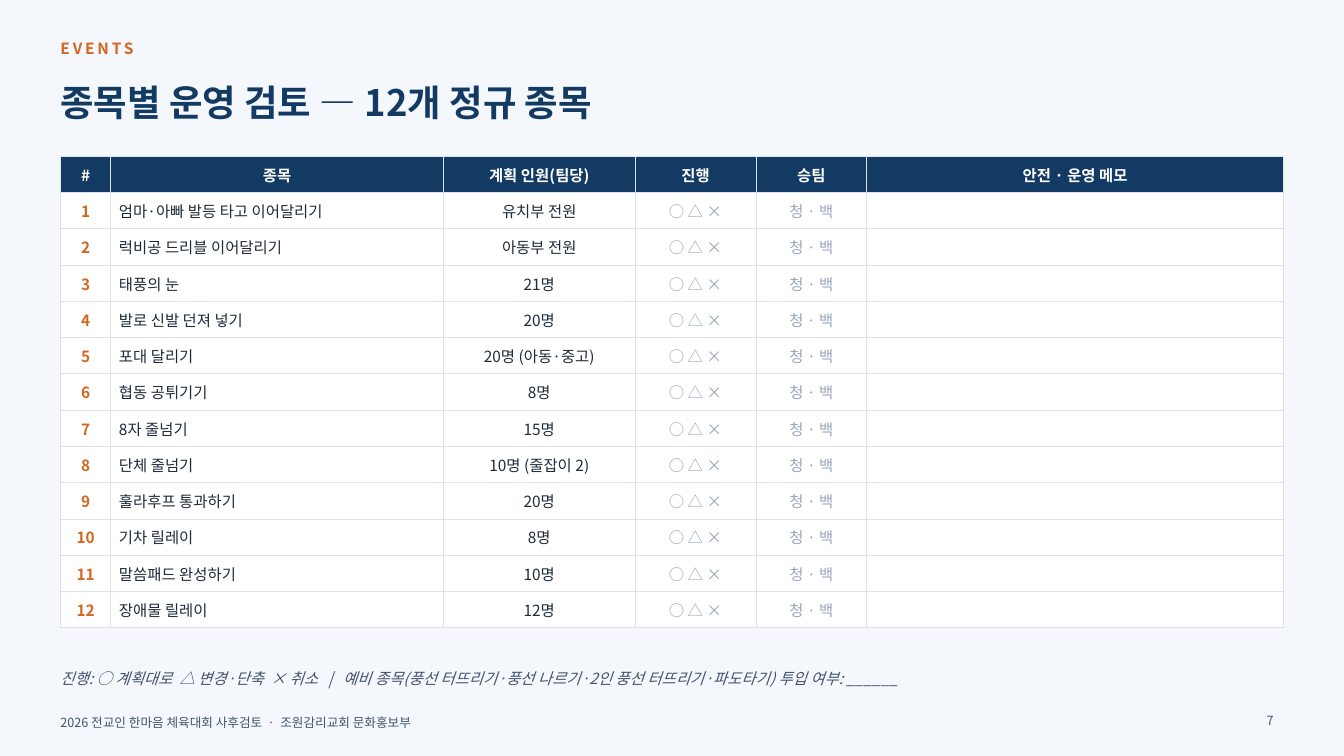
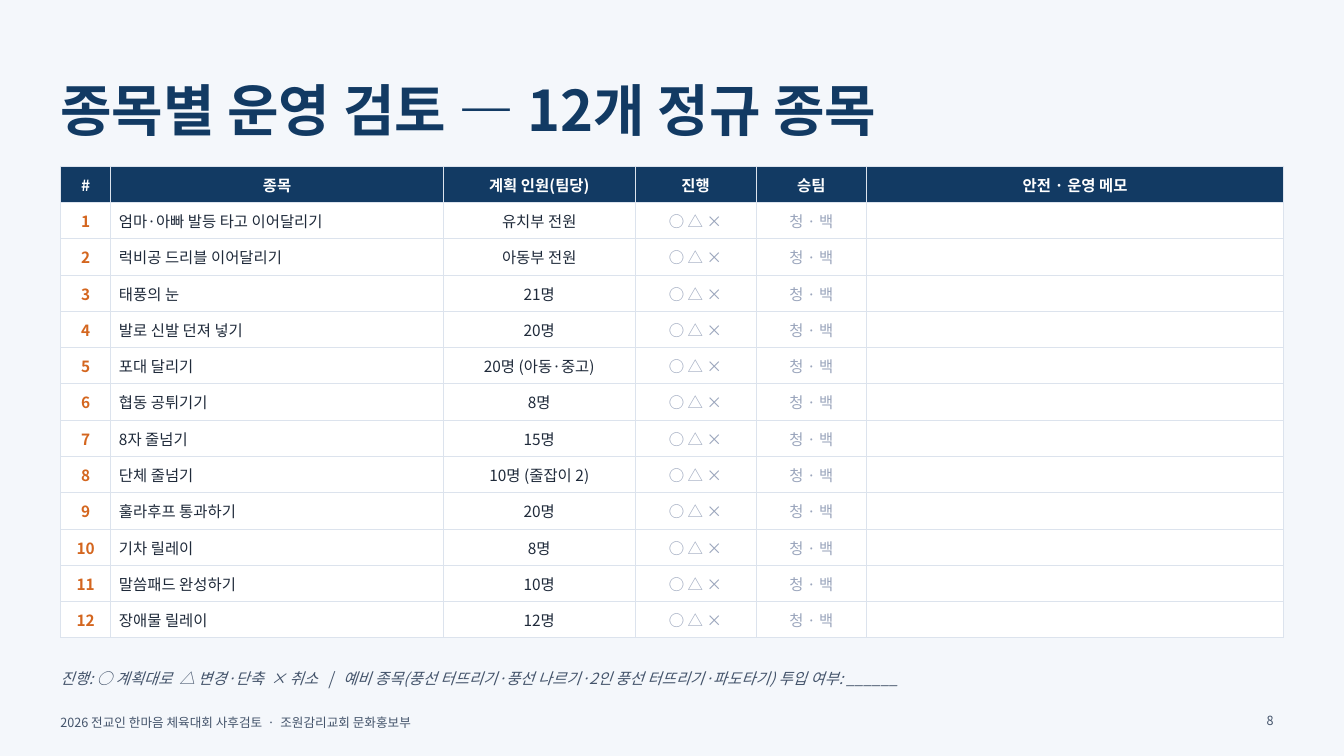
Before and after one commit to sungo-bae/miniature-octo-spoon, a slide deck: slide 8 of 2026_한마음체육대회_사후검토_1017.pptx (slide 7 before the commit). Drawn at 1344x756 pixels with LibreOffice and Linux fonts; fonts in the diff are those of the drawing; background and template pictures are left out. Boxes give left, top, right and bottom in pixels: in the first picture for what was removed or moved away, otherwise in the second. Text is boxed around its words. In the diff, an @@ line names an element or a change of style, - is before the commit and + after.

```diff
--- a/2026_한마음체육대회_사후검토_1017.pptx
+++ b/2026_한마음체육대회_사후검토_1017.pptx
@@ text removed at <box>60,42,133,54</box> @@
-EVENTS
@@ title "종목별 운영 검토 — 12개 ..." at <box>60,84,876,136</box>: size 26 to 40 pt @@
@@ table: place and size @@
-table at <box>60,156,1284,622</box>
+table at <box>60,166,1284,632</box>
@@ page number at <box>1267,715,1274,725</box>: text changed @@
-7
+8
```
Also in this commit, not shown: 13 other slides changed, 1 slide added.
